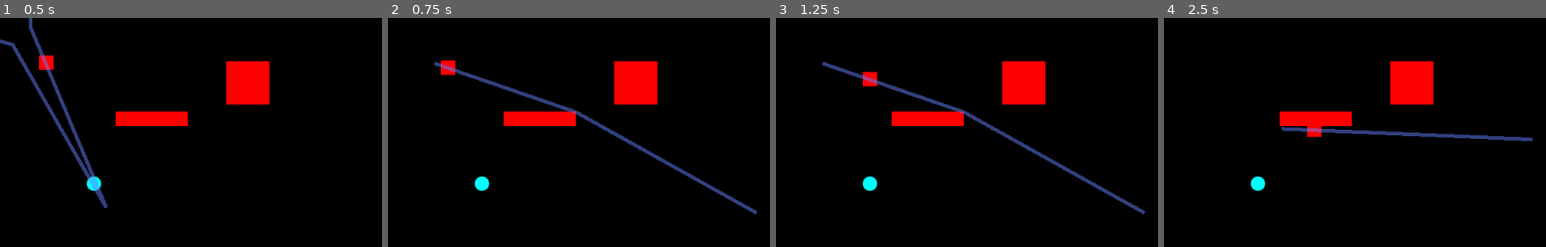
Above: before the commit, frames 1-4 (left to right).
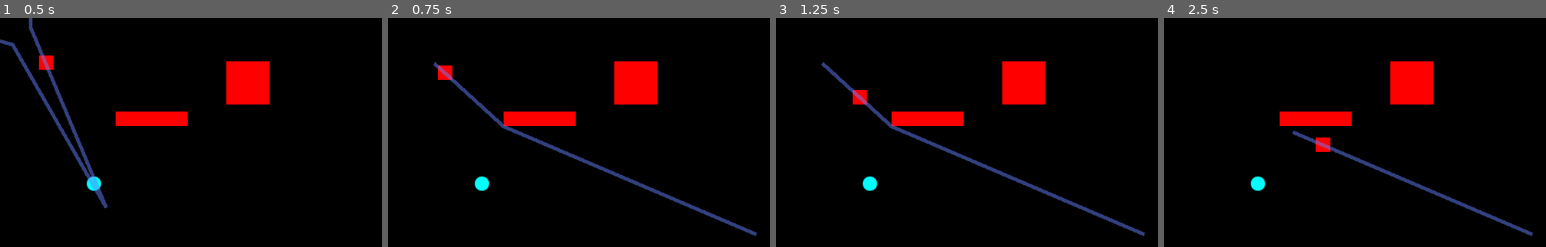
Above: after the commit, the same moments.

Repository: hsandt/bot-competition
Game: Godot game, scene res://Scenes/Arena.tscn
Two runs of this game, one before a commit and one after it. Both use one fixed random seed, a clock stepped at 60 frames per second and the inputs below.
Inputs (mouse positions are in pixels of both pictures, inside the frame that each line leads up to):
- Up to frame 1 (0.5 s): no input
- Up to frame 2 (0.75 s): tap Enter at 0.5 s; move the mouse to (outside the picture) at 0.52 s; press the mouse at (outside the picture) at 0.53 s; hold Right (ui_right) from 0.53 s (still down)
- Up to frame 3 (1.25 s): keep holding Right (ui_right)
- Up to frame 4 (2.5 s): move the mouse to (outside the picture) at 1.27 s; release Right (ui_right) at 1.28 s; release the mouse at (outside the picture) at 1.28 s; hold Down (ui_down) 1.28-2.03 s; click (outside the picture) at 1.35 s; tap Space at 2 s; move the mouse to (outside the picture) at 2.02 s; press the mouse at (outside the picture) at 2.03 s; hold Right (ui_right) from 2.03 s (still down)

Frame 1 is identical in both runs. In frame 2, 3.5% of the frame differs, in the area x 11-97%, y 18-96%; in frame 3, 3.7%; in frame 4, 2.7%.

Commit message:
[APP] Support hi-dpi with viewport scaling (for now, hard-coded 2x scale to work on 4k monitor)

Diff:
--- a/Scenes/Arena.tscn
+++ b/Scenes/Arena.tscn
@@ -79,7 +79,7 @@
 format = 1
 
 [node name="Palet" parent="." instance=ExtResource( 7 )]
-position = Vector2( 72.4784, 76.8901 )
+position = Vector2( 72.7288, 76.8901 )
 
 [node name="Palet2" parent="." instance=ExtResource( 7 )]
 position = Vector2( 130, 230 )
--- a/Scenes/Prefabs/AppManager.tscn
+++ b/Scenes/Prefabs/AppManager.tscn
@@ -3,5 +3,4 @@
 [ext_resource path="res://Scripts/AppManager.gd" type="Script" id=1]
 
 [node name="AppManager" type="Node"]
-
 script = ExtResource( 1 )
--- a/Scripts/AppManager.gd
+++ b/Scripts/AppManager.gd
@@ -1,4 +1,14 @@
 extends Node
+
+func _ready():
+	print("viewport rect: " + str(get_viewport().get_visible_rect()))
+	print("Project settings dimensions: " + str(ProjectSettings.get_setting("display/window/size/width")))
+	print("window size: " + str(OS.get_window_size() ))
+	var displaySize = Vector2(ProjectSettings.get_setting("display/window/size/width"), ProjectSettings.get_setting("display/window/size/height"))
+	var scaleFactor = OS.get_window_size() / displaySize
+	print("scaleFactor: " + str(scaleFactor))
+	print("hi-dpi support: reset to " + str(displaySize / scaleFactor))
+	OS.set_window_size(displaySize * 2)
 
 func _input(event):
 	if event.is_action_pressed("app_exit"):
--- a/project.godot
+++ b/project.godot
@@ -18,6 +18,11 @@
 config/name="BotCompetition"
 run/main_scene="res://Scenes/Arena.tscn"
 config/icon="res://icon.png"
+
+[display]
+
+window/dpi/allow_hidpi=true
+window/stretch/mode="viewport"
 
 [editor_plugins]
 
